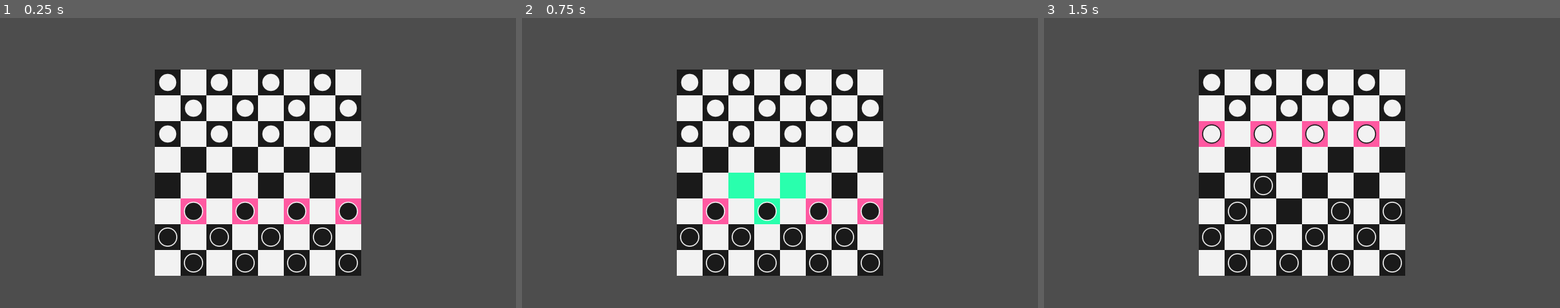
Above: before the commit, frames 1-3 (left to right).
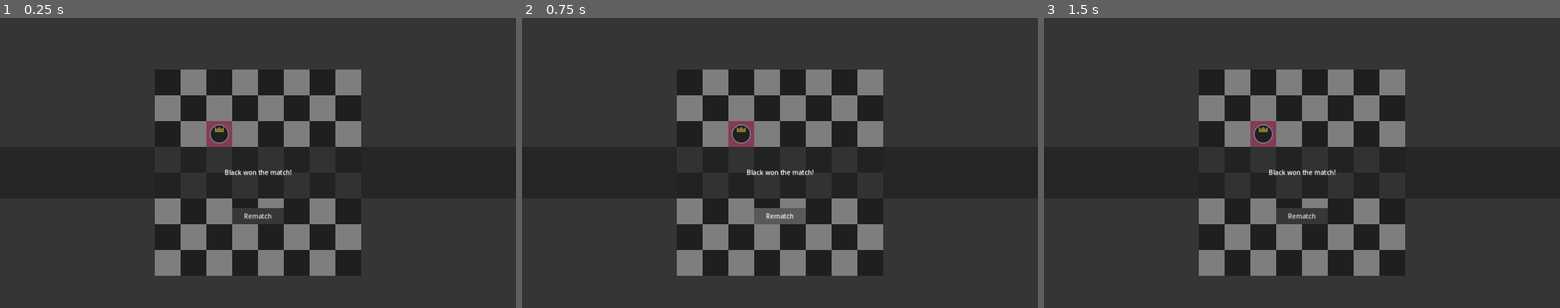
Above: after the commit, the same moments.

Repository: PacktPublishing/The-Essential-Guide-to-Creating-Multiplayer-Games-with-Godot-4.0
Game: Godot game, scene res://06.building-online-checkers/CheckersGame.tscn
Two runs of this game, one before a commit and one after it. Both use one fixed random seed, a clock stepped at 60 frames per second and the inputs below. The project has no main scene, so this scene is started directly.
Inputs (mouse positions are in pixels of both pictures, inside the frame that each line leads up to):
- Up to frame 1 (0.25 s): no input
- Up to frame 2 (0.75 s): click (780, 215) at 0.5 s, where only the run after the commit has a clickable "Rematch"
- Up to frame 3 (1.5 s): tap Enter at 1.25 s; move the mouse to (1260, 186) at 1.27 s; hold W (move_up, bound only after the commit) from 1.28 s (still down); click (1260, 186) at 1.42 s

The runs differ from the first frame. In frame 1, 29% of the frame differs, in the area x 0-100%, y 17-89%; in frame 2, 30%; in frame 3, 29%.

Commit message:
Create the Online Pong Project

Diff:
--- a/source/06.building-online-checkers/CheckerBoard.gd
+++ b/source/06.building-online-checkers/CheckerBoard.gd
@@ -30,11 +30,11 @@
 
 
 @rpc("authority", "call_local")
-func setup_team(team, peer):
+func setup_team(team, peer_id):
 	if team == Teams.BLACK:
-		black_team.set_multiplayer_authority(peer)
-	else:
-		white_team.set_multiplayer_authority(peer)
+		black_team.set_multiplayer_authority(peer_id)
+	else:
+		white_team.set_multiplayer_authority(peer_id)
 
 
 func create_meta_board():
@@ -52,6 +52,8 @@
 @rpc("any_peer", "call_local")
 func toggle_turn():
 	clear_free_cells()
+	disable_pieces(white_team)
+	disable_pieces(black_team)
 	var winner = get_winner()
 	if winner:
 		player_won.emit(winner)
@@ -71,8 +73,6 @@
 
 
 func get_winner():
-	disable_pieces(white_team)
-	disable_pieces(black_team)
 	var winner = null
 	if black_team.get_children().size() < 1:
 		winner = "White"
--- a/source/06.building-online-checkers/CheckerBoard.tscn
+++ b/source/06.building-online-checkers/CheckerBoard.tscn
@@ -56,10 +56,11 @@
 position = Vector2(480, 352)
 
 [node name="Piece10" parent="BlackTeam" instance=ExtResource("3_kv0m4")]
-position = Vector2(352, 352)
+position = Vector2(416, 288)
 
 [node name="Piece11" parent="BlackTeam" instance=ExtResource("3_kv0m4")]
-position = Vector2(224, 352)
+position = Vector2(288, 288)
+is_king = true
 
 [node name="Piece12" parent="BlackTeam" instance=ExtResource("3_kv0m4")]
 position = Vector2(96, 352)
--- a/source/06.building-online-checkers/CheckersGame.gd
+++ b/source/06.building-online-checkers/CheckersGame.gd
@@ -4,6 +4,9 @@
 @onready var hud = $HUD
 @onready var winner_label = $HUD/Label
 
+
+func _ready():
+	_on_checker_board_player_won("Black")
 
 @rpc("any_peer", "call_local")
 func update_winner(winner):
--- a/source/06.building-online-checkers/CheckersGame.tscn
+++ b/source/06.building-online-checkers/CheckersGame.tscn
@@ -16,6 +16,79 @@
 script = ExtResource("1_rs6j7")
 
 [node name="CheckerBoard" parent="." instance=ExtResource("1_estyv")]
+
+[node name="Piece" parent="CheckerBoard/BlackTeam" index="0"]
+position = Vector2(160, 160)
+is_king = true
+
+[node name="Piece2" parent="CheckerBoard/BlackTeam" index="1"]
+visible = false
+
+[node name="Piece3" parent="CheckerBoard/BlackTeam" index="2"]
+visible = false
+
+[node name="Piece4" parent="CheckerBoard/BlackTeam" index="3"]
+visible = false
+
+[node name="Piece5" parent="CheckerBoard/BlackTeam" index="4"]
+visible = false
+
+[node name="Piece6" parent="CheckerBoard/BlackTeam" index="5"]
+visible = false
+
+[node name="Piece7" parent="CheckerBoard/BlackTeam" index="6"]
+visible = false
+
+[node name="Piece8" parent="CheckerBoard/BlackTeam" index="7"]
+visible = false
+
+[node name="Piece9" parent="CheckerBoard/BlackTeam" index="8"]
+visible = false
+
+[node name="Piece10" parent="CheckerBoard/BlackTeam" index="9"]
+visible = false
+
+[node name="Piece11" parent="CheckerBoard/BlackTeam" index="10"]
+visible = false
+
+[node name="Piece12" parent="CheckerBoard/BlackTeam" index="11"]
+visible = false
+
+[node name="Piece" parent="CheckerBoard/WhiteTeam" index="0"]
+visible = false
+
+[node name="Piece2" parent="CheckerBoard/WhiteTeam" index="1"]
+visible = false
+
+[node name="Piece3" parent="CheckerBoard/WhiteTeam" index="2"]
+visible = false
+
+[node name="Piece4" parent="CheckerBoard/WhiteTeam" index="3"]
+visible = false
+
+[node name="Piece5" parent="CheckerBoard/WhiteTeam" index="4"]
+visible = false
+
+[node name="Piece6" parent="CheckerBoard/WhiteTeam" index="5"]
+visible = false
+
+[node name="Piece7" parent="CheckerBoard/WhiteTeam" index="6"]
+visible = false
+
+[node name="Piece8" parent="CheckerBoard/WhiteTeam" index="7"]
+visible = false
+
+[node name="Piece9" parent="CheckerBoard/WhiteTeam" index="8"]
+visible = false
+
+[node name="Piece10" parent="CheckerBoard/WhiteTeam" index="9"]
+visible = false
+
+[node name="Piece11" parent="CheckerBoard/WhiteTeam" index="10"]
+visible = false
+
+[node name="Piece12" parent="CheckerBoard/WhiteTeam" index="11"]
+visible = false
 
 [node name="HUD" type="Control" parent="."]
 visible = false
@@ -78,3 +151,5 @@
 
 [connection signal="player_won" from="CheckerBoard" to="." method="_on_checker_board_player_won"]
 [connection signal="pressed" from="HUD/RematchButton" to="." method="_on_rematch_button_pressed"]
+
+[editable path="CheckerBoard"]
--- a/source/06.building-online-checkers/Piece.gd
+++ b/source/06.building-online-checkers/Piece.gd
@@ -9,7 +9,7 @@
 @export var is_king = false: set = _set_is_king
 @export var king_texture = preload("res://06.building-online-checkers/WhiteKing.svg")
 
-@onready var area = $Area2D
+@onready var area = $SelectionArea2D
 @onready var selected_color_rect = $SelectedColorRect
 @onready var enabled_color_rect = $EnabledColorRect
 @onready var sprite = $Sprite2D
--- a/source/06.building-online-checkers/Piece.tscn
+++ b/source/06.building-online-checkers/Piece.tscn
@@ -33,13 +33,13 @@
 
 [node name="Sprite2D" type="Sprite2D" parent="."]
 
-[node name="Area2D" type="Area2D" parent="."]
+[node name="SelectionArea2D" type="Area2D" parent="."]
 
-[node name="CollisionShape2D" type="CollisionShape2D" parent="Area2D"]
+[node name="CollisionShape2D" type="CollisionShape2D" parent="SelectionArea2D"]
 shape = SubResource("RectangleShape2D_lct7a")
 debug_color = Color(0.286275, 0.498039, 1, 0.419608)
 
 [node name="MultiplayerSynchronizer" type="MultiplayerSynchronizer" parent="."]
-replication_config = SubResource("SceneReplicationConfig_6np87")
+replication_config = SubResource("SceneReplicationConfig_mku5c")
 
-[connection signal="input_event" from="Area2D" to="." method="_on_area_2d_input_event"]
+[connection signal="input_event" from="SelectionArea2D" to="." method="_on_area_2d_input_event"]
--- /dev/null
+++ b/source/07.developing-online-pong/Ball.gd
@@ -0,0 +1,29 @@
+extends Node2D
+
+
+@export var speed = 600.0
+
+@onready var body = $CharacterBody2D
+
+
+func _ready():
+	if multiplayer.get_peers().size() > 0:
+		if not is_multiplayer_authority():
+			set_physics_process(false)
+
+
+
+func move():
+	body.velocity.x = [-speed, speed][randi()%2]
+	body.velocity.y = [-speed, speed][randi()%2]
+
+
+func reset():
+	body.global_position = global_position
+	move()
+
+
+func _physics_process(delta):
+	var collision = body.move_and_collide(body.velocity * delta)
+	if collision:
+		body.velocity = body.velocity.bounce(collision.get_normal())
--- /dev/null
+++ b/source/07.developing-online-pong/Ball.tscn
@@ -0,0 +1,36 @@
+[gd_scene load_steps=5 format=3 uid="uid://bw4v7rcj7m03n"]
+
+[ext_resource type="Script" path="res://07.developing-online-pong/Ball.gd" id="1_3850w"]
+
+[sub_resource type="CircleShape2D" id="CircleShape2D_netic"]
+radius = 24.0
+
+[sub_resource type="GDScript" id="GDScript_vl34c"]
+script/source = "@tool
+extends CollisionShape2D
+
+
+@export var color = Color.WHITE
+
+func _draw():
+	draw_circle(Vector2.ZERO, shape.radius, color)
+"
+
+[sub_resource type="SceneReplicationConfig" id="SceneReplicationConfig_2b17v"]
+properties/0/path = NodePath("CharacterBody2D:position")
+properties/0/spawn = true
+properties/0/sync = true
+
+[node name="Ball" type="Node2D"]
+script = ExtResource("1_3850w")
+
+[node name="CharacterBody2D" type="CharacterBody2D" parent="."]
+collision_layer = 2
+
+[node name="CollisionShape2D" type="CollisionShape2D" parent="CharacterBody2D"]
+shape = SubResource("CircleShape2D_netic")
+script = SubResource("GDScript_vl34c")
+
+[node name="MultiplayerSynchronizer" type="MultiplayerSynchronizer" parent="."]
+replication_config = SubResource("SceneReplicationConfig_2b17v")
+visibility_update_mode = 1
--- /dev/null
+++ b/source/07.developing-online-pong/MainMenu.tscn
@@ -0,0 +1,62 @@
+[gd_scene load_steps=2 format=3 uid="uid://c7suaknovc3mc"]
+
+[ext_resource type="Script" path="res://01.setting-up-a-server/MainMenu.gd" id="1_1d1nr"]
+
+[node name="Main" type="Control"]
+layout_mode = 3
+anchors_preset = 15
+anchor_right = 1.0
+anchor_bottom = 1.0
+grow_horizontal = 2
+grow_vertical = 2
+script = ExtResource("1_1d1nr")
+server_scene = "res://07.developing-online-pong/PongServer.tscn"
+client_scene = "res://07.developing-online-pong/PongLobby.tscn"
+
+[node name="Label" type="Label" parent="."]
+layout_mode = 1
+anchors_preset = 8
+anchor_left = 0.5
+anchor_top = 0.5
+anchor_right = 0.5
+anchor_bottom = 0.5
+offset_left = -48.0
+offset_top = -50.0
+offset_right = 48.0
+offset_bottom = -24.0
+grow_horizontal = 2
+grow_vertical = 2
+text = "Are you a..."
+
+[node name="ServerButton" type="Button" parent="."]
+layout_mode = 1
+anchors_preset = 8
+anchor_left = 0.5
+anchor_top = 0.5
+anchor_right = 0.5
+anchor_bottom = 0.5
+offset_left = -84.0
+offset_top = -15.0
+offset_right = -26.0
+offset_bottom = 16.0
+grow_horizontal = 2
+grow_vertical = 2
+text = "Server"
+
+[node name="ClientButton" type="Button" parent="."]
+layout_mode = 1
+anchors_preset = 8
+anchor_left = 0.5
+anchor_top = 0.5
+anchor_right = 0.5
+anchor_bottom = 0.5
+offset_left = 14.0
+offset_top = -15.0
+offset_right = 67.0
+offset_bottom = 16.0
+grow_horizontal = 2
+grow_vertical = 2
+text = "Client"
+
+[connection signal="pressed" from="ServerButton" to="." method="_on_server_button_pressed"]
+[connection signal="pressed" from="ClientButton" to="." method="_on_client_button_pressed"]
--- /dev/null
+++ b/source/07.developing-online-pong/Paddle.gd
@@ -0,0 +1,37 @@
+extends Node2D
+
+
+@export var speed = 500.0
+@export var up_action = "move_up"
+@export var down_action = "move_down"
+
+@onready var body = $CharacterBody2D
+
+
+@rpc("call_local")
+func setup_multiplayer(player_id):
+	set_multiplayer_authority(player_id)
+	if not is_multiplayer_authority():
+		set_physics_process(false)
+		set_process_unhandled_input(false)
+
+
+func _physics_process(delta):
+	body.move_and_slide()
+
+
+func _unhandled_input(event):
+	if event.is_action_pressed(up_action):
+		body.velocity.y = -speed
+	elif event.is_action_released(up_action):
+		if Input.is_action_pressed(down_action):
+			body.velocity.y = speed
+		else:
+			body.velocity.y = 0.0
+	if event.is_action_pressed(down_action):
+		body.velocity.y = speed
+	elif event.is_action_released(down_action):
+		if Input.is_action_pressed(up_action):
+			body.velocity.y = -speed
+		else:
+			body.velocity.y = 0.0
--- /dev/null
+++ b/source/07.developing-online-pong/Paddle.tscn
@@ -0,0 +1,27 @@
+[gd_scene load_steps=4 format=3 uid="uid://cv5cm6ysvtfpg"]
+
+[ext_resource type="Script" path="res://07.developing-online-pong/Paddle.gd" id="1_rh0wy"]
+
+[sub_resource type="RectangleShape2D" id="RectangleShape2D_te6tw"]
+size = Vector2(48, 128)
+
+[sub_resource type="SceneReplicationConfig" id="SceneReplicationConfig_lbv26"]
+properties/0/path = NodePath("CharacterBody2D:position")
+properties/0/spawn = true
+properties/0/sync = true
+
+[node name="Paddle" type="Node2D"]
+script = ExtResource("1_rh0wy")
+
+[node name="CharacterBody2D" type="CharacterBody2D" parent="."]
+
+[node name="CollisionShape2D" type="CollisionShape2D" parent="CharacterBody2D"]
+shape = SubResource("RectangleShape2D_te6tw")
+debug_color = Color(0.352941, 0.482353, 1, 0.419608)
+
+[node name="Polygon2D" type="Polygon2D" parent="CharacterBody2D"]
+polygon = PackedVector2Array(-24, -64, 24, -64, 24, 64, -24, 64)
+
+[node name="MultiplayerSynchronizer" type="MultiplayerSynchronizer" parent="."]
+replication_config = SubResource("SceneReplicationConfig_lbv26")
+visibility_update_mode = 1
--- /dev/null
+++ b/source/07.developing-online-pong/PongGame.gd
@@ -0,0 +1,45 @@
+extends Node
+
+
+@export var goal_score = 15
+
+@onready var player_1_paddle = $Paddle
+@onready var player_2_paddle = $Paddle2
+@onready var ball = $Ball
+@onready var player_1_score = $ScoreArea
+@onready var player_2_score = $ScoreArea2
+@onready var winner_display = $Interface/WinnerDisplay
+@onready var winner_label = $Interface/WinnerDisplay/Label
+
+
+
+func _ready():
+	randomize()
+	await(get_tree().create_timer(0.1).timeout)
+	if multiplayer.get_peers().size() > 0:
+		if is_multiplayer_authority():
+			var player_1 = multiplayer.get_peers()[0]
+			var player_2 = multiplayer.get_peers()[1]
+			player_1_paddle.rpc("setup_multiplayer", player_1)
+			player_2_paddle.rpc("setup_multiplayer", player_2)
+	ball.move()
+
+
+func _on_score_area_scored(score):
+	if player_1_score.score >= goal_score:
+		display_winner("Player Two")
+	elif player_2_score.score >= goal_score:
+		display_winner("Player One")
+	else:
+		ball.reset()
+
+
+func display_winner(winner):
+	player_1_paddle.set_physics_process(false)
+	player_2_paddle.set_physics_process(false)
+	winner_display.show()
+	winner_label.text = "%s won!!" % winner
+
+
+func _on_button_pressed():
+	get_tree().reload_current_scene()
--- /dev/null
+++ b/source/07.developing-online-pong/PongGame.tscn
@@ -0,0 +1,162 @@
+[gd_scene load_steps=13 format=3 uid="uid://df6ad663x68on"]
+
+[ext_resource type="PackedScene" uid="uid://cv5cm6ysvtfpg" path="res://07.developing-online-pong/Paddle.tscn" id="1_l0ti1"]
+[ext_resource type="Script" path="res://07.developing-online-pong/PongGame.gd" id="1_uaa6o"]
+[ext_resource type="PackedScene" uid="uid://bw4v7rcj7m03n" path="res://07.developing-online-pong/Ball.tscn" id="4_p1cxn"]
+[ext_resource type="PackedScene" uid="uid://chgbssx1jfs8k" path="res://07.developing-online-pong/ScoreLabel.tscn" id="5_0hl66"]
+[ext_resource type="PackedScene" uid="uid://iffd26l31lsu" path="res://07.developing-online-pong/ScoreArea.tscn" id="5_jor3j"]
+
+[sub_resource type="WorldBoundaryShape2D" id="WorldBoundaryShape2D_wsgc5"]
+normal = Vector2(0, 1)
+
+[sub_resource type="WorldBoundaryShape2D" id="WorldBoundaryShape2D_yjoce"]
+
+[sub_resource type="WorldBoundaryShape2D" id="WorldBoundaryShape2D_kipo3"]
+normal = Vector2(1, 0)
+
+[sub_resource type="WorldBoundaryShape2D" id="WorldBoundaryShape2D_nr80p"]
+normal = Vector2(1, 0)
+
+[sub_resource type="LabelSettings" id="LabelSettings_iiple"]
+font_size = 50
+
+[sub_resource type="GDScript" id="GDScript_qkd2y"]
+script/source = "extends Label
+
+
+func _ready():
+	if multiplayer.get_peers().size() > 0:
+		visible = is_multiplayer_authority()
+"
+
+[sub_resource type="LabelSettings" id="LabelSettings_nix8t"]
+font_size = 50
+font_color = Color(1, 0.196078, 0.470588, 1)
+
+[node name="PongGame" type="Node"]
+script = ExtResource("1_uaa6o")
+goal_score = 10
+
+[node name="Paddle" parent="." instance=ExtResource("1_l0ti1")]
+position = Vector2(152, 384)
+
+[node name="Paddle2" parent="." instance=ExtResource("1_l0ti1")]
+position = Vector2(1128, 384)
+
+[node name="Ball" parent="." instance=ExtResource("4_p1cxn")]
+position = Vector2(640, 384)
+
+[node name="Ceiling" type="StaticBody2D" parent="."]
+position = Vector2(640, 0)
+
+[node name="CollisionShape2D" type="CollisionShape2D" parent="Ceiling"]
+shape = SubResource("WorldBoundaryShape2D_wsgc5")
+
+[node name="Floor" type="StaticBody2D" parent="."]
+position = Vector2(640, 720)
+
+[node name="CollisionShape2D" type="CollisionShape2D" parent="Floor"]
+shape = SubResource("WorldBoundaryShape2D_yjoce")
+
+[node name="ScoreArea" parent="." instance=ExtResource("5_jor3j")]
+position = Vector2(0, 384)
+
+[node name="CollisionShape2D" type="CollisionShape2D" parent="ScoreArea"]
+shape = SubResource("WorldBoundaryShape2D_kipo3")
+
+[node name="ScoreArea2" parent="." instance=ExtResource("5_jor3j")]
+position = Vector2(1280, 384)
+
+[node name="CollisionShape2D" type="CollisionShape2D" parent="ScoreArea2"]
+rotation = -3.14159
+shape = SubResource("WorldBoundaryShape2D_nr80p")
+
+[node name="Background" type="CanvasLayer" parent="."]
+layer = -1
+
+[node name="ColorRect" type="ColorRect" parent="Background"]
+anchors_preset = 15
+anchor_right = 1.0
+anchor_bottom = 1.0
+grow_horizontal = 2
+grow_vertical = 2
+color = Color(0.0705882, 0.0705882, 0.0705882, 1)
+
+[node name="Interface" type="CanvasLayer" parent="."]
+
+[node name="HUD" type="Control" parent="Interface"]
+layout_mode = 3
+anchors_preset = 15
+anchor_right = 1.0
+anchor_bottom = 1.0
+grow_horizontal = 2
+grow_vertical = 2
+
+[node name="ScoreLabel" parent="Interface/HUD" instance=ExtResource("5_0hl66")]
+layout_mode = 0
+offset_left = 320.0
+offset_right = 512.0
+
+[node name="ScoreLabel2" parent="Interface/HUD" instance=ExtResource("5_0hl66")]
+layout_mode = 0
+offset_left = 704.0
+offset_right = 896.0
+
+[node name="Label" type="Label" parent="Interface/HUD"]
+visible = false
+layout_mode = 1
+anchors_preset = 12
+anchor_top = 1.0
+anchor_right = 1.0
+anchor_bottom = 1.0
+offset_top = -23.0
+grow_horizontal = 2
+grow_vertical = 0
+text = "I'm server"
+label_settings = SubResource("LabelSettings_iiple")
+script = SubResource("GDScript_qkd2y")
+
+[node name="WinnerDisplay" type="ColorRect" parent="Interface"]
+visible = false
+anchors_preset = 15
+anchor_right = 1.0
+anchor_bottom = 1.0
+grow_horizontal = 2
+grow_vertical = 2
+color = Color(0.0392157, 0.0392157, 0.0392157, 0.65098)
+
+[node name="Label" type="Label" parent="Interface/WinnerDisplay"]
+layout_mode = 1
+anchors_preset = 14
+anchor_top = 0.5
+anchor_right = 1.0
+anchor_bottom = 0.5
+offset_top = -34.5
+offset_bottom = 34.5
+grow_horizontal = 2
+grow_vertical = 2
+text = "Player One won!!"
+label_settings = SubResource("LabelSettings_nix8t")
+horizontal_alignment = 1
+vertical_alignment = 1
+
+[node name="Button" type="Button" parent="Interface/WinnerDisplay"]
+layout_mode = 1
+anchors_preset = 7
+anchor_left = 0.5
+anchor_top = 1.0
+anchor_right = 0.5
+anchor_bottom = 1.0
+offset_left = -38.5
+offset_top = -200.0
+offset_right = 38.5
+offset_bottom = -169.0
+grow_horizontal = 2
+grow_vertical = 0
+text = "Rematch"
+
+[connection signal="scored" from="ScoreArea" to="." method="_on_score_area_scored"]
+[connection signal="scored" from="ScoreArea" to="Interface/HUD/ScoreLabel2" method="update_score"]
+[connection signal="scored" from="ScoreArea2" to="." method="_on_score_area_scored"]
+[connection signal="scored" from="ScoreArea2" to="Interface/HUD/ScoreLabel" method="update_score"]
+[connection signal="pressed" from="Interface/WinnerDisplay/Button" to="." method="_on_button_pressed"]
--- /dev/null
+++ b/source/07.developing-online-pong/PongLobby.tscn
@@ -0,0 +1,129 @@
+[gd_scene load_steps=3 format=3 uid="uid://lm1efw3330du"]
+
+[ext_resource type="Script" path="res://05.online-quiz/QuizLobby.gd" id="1_72o0f"]
+
+[sub_resource type="LabelSettings" id="LabelSettings_oymwe"]
+font_color = Color(1, 0.2, 0.2, 1)
+
+[node name="Main" type="Control"]
+layout_mode = 3
+anchors_preset = 15
+anchor_right = 1.0
+anchor_bottom = 1.0
+grow_horizontal = 2
+grow_vertical = 2
+script = ExtResource("1_72o0f")
+quiz_screen_scene = "res://07.developing-online-pong/PongGame.tscn"
+
+[node name="UserLineEdit" type="LineEdit" parent="."]
+layout_mode = 1
+anchors_preset = 8
+anchor_left = 0.5
+anchor_top = 0.5
+anchor_right = 0.5
+anchor_bottom = 0.5
+offset_left = -45.0
+offset_top = 72.0
+offset_right = 45.0
+offset_bottom = 110.0
+grow_horizontal = 2
+grow_vertical = 2
+placeholder_text = "username"
+alignment = 1
+
+[node name="PasswordLineEdit" type="LineEdit" parent="."]
+layout_mode = 1
+anchors_preset = 8
+anchor_left = 0.5
+anchor_top = 0.5
+anchor_right = 0.5
+anchor_bottom = 0.5
+offset_left = -45.0
+offset_top = 128.0
+offset_right = 45.0
+offset_bottom = 166.0
+grow_horizontal = 2
+grow_vertical = 2
+placeholder_text = "pasword"
+alignment = 1
+secret = true
+
+[node name="ErrorLabel" type="Label" parent="."]
+layout_mode = 1
+anchors_preset = 14
+anchor_top = 0.5
+anchor_right = 1.0
+anchor_bottom = 0.5
+offset_top = -11.5
+offset_bottom = 11.5
+grow_horizontal = 2
+grow_vertical = 2
+label_settings = SubResource("LabelSettings_oymwe")
+horizontal_alignment = 1
+
+[node name="LoginButton" type="Button" parent="."]
+layout_mode = 1
+anchors_preset = 8
+anchor_left = 0.5
+anchor_top = 0.5
+anchor_right = 0.5
+anchor_bottom = 0.5
+offset_left = 70.0
+offset_top = 135.0
+offset_right = 120.0
+offset_bottom = 166.0
+grow_horizontal = 2
+grow_vertical = 2
+text = "Login"
+
+[node name="StartButton" type="Button" parent="."]
+visible = false
+layout_mode = 1
+anchors_preset = 7
+anchor_left = 0.5
+anchor_top = 1.0
+anchor_right = 0.5
+anchor_bottom = 1.0
+offset_left = -52.0
+offset_top = -130.0
+offset_right = 52.0
+offset_bottom = -99.0
+grow_horizontal = 2
+grow_vertical = 0
+text = "Start match!"
+
+[node name="LoggedPlayersColorRect" type="ColorRect" parent="."]
+layout_mode = 1
+anchors_preset = 8
+anchor_left = 0.5
+anchor_top = 0.5
+anchor_right = 0.5
+anchor_bottom = 0.5
+offset_left = -119.0
+offset_top = -226.0
+offset_right = 119.0
+offset_bottom = -59.0
+grow_horizontal = 2
+grow_vertical = 2
+color = Color(0, 0, 0, 1)
+
+[node name="Label" type="Label" parent="LoggedPlayersColorRect"]
+layout_mode = 1
+anchors_preset = 15
+anchor_right = 1.0
+anchor_bottom = 1.0
+offset_left = 13.0
+offset_top = 15.0
+offset_right = -13.0
+offset_bottom = -15.0
+grow_horizontal = 2
+grow_vertical = 2
+text = "Players in match:
+
+"
+horizontal_alignment = 1
+
+[connection signal="text_submitted" from="UserLineEdit" to="." method="_on_UserLineEdit_text_submitted"]
+[connection signal="text_submitted" from="PasswordLineEdit" to="." method="_on_PasswordLineEdit_text_submitted"]
+[connection signal="pressed" from="LoginButton" to="." method="_on_LoginButton_pressed"]
+[connection signal="pressed" from="StartButton" to="." method="_on_StartButton_pressed"]
--- /dev/null
+++ b/source/07.developing-online-pong/PongServer.tscn
@@ -0,0 +1,23 @@
+[gd_scene load_steps=2 format=3 uid="uid://cjjl85gajbiex"]
+
+[ext_resource type="Script" path="res://06.building-online-checkers/CheckersServer.gd" id="1_3u71n"]
+
+[node name="Main" type="Control"]
+layout_mode = 3
+anchors_preset = 15
+anchor_right = 1.0
+anchor_bottom = 1.0
+grow_horizontal = 2
+grow_vertical = 2
+script = ExtResource("1_3u71n")
+next_screen_scene_path = "res://07.developing-online-pong/PongGame.tscn"
+
+[node name="Label" type="Label" parent="."]
+layout_mode = 1
+anchors_preset = 10
+anchor_right = 1.0
+offset_bottom = 26.0
+grow_horizontal = 2
+text = "I'm server"
+horizontal_alignment = 1
+vertical_alignment = 1
--- /dev/null
+++ b/source/07.developing-online-pong/ScoreArea.gd
@@ -0,0 +1,10 @@
+extends Area2D
+
+signal scored(score)
+
+@export var score = 0
+
+
+func _on_body_entered(body):
+	score += 1
+	scored.emit(score)
--- /dev/null
+++ b/source/07.developing-online-pong/ScoreArea.tscn
@@ -0,0 +1,10 @@
+[gd_scene load_steps=2 format=3 uid="uid://iffd26l31lsu"]
+
+[ext_resource type="Script" path="res://07.developing-online-pong/ScoreArea.gd" id="1_luvxe"]
+
+[node name="ScoreArea" type="Area2D"]
+collision_layer = 0
+collision_mask = 2
+script = ExtResource("1_luvxe")
+
+[connection signal="body_entered" from="." to="." method="_on_body_entered"]
--- /dev/null
+++ b/source/07.developing-online-pong/ScoreLabel.gd
@@ -0,0 +1,5 @@
+extends Label
+
+
+func update_score(new_score):
+	text = "%s" % new_score
--- /dev/null
+++ b/source/07.developing-online-pong/ScoreLabel.tscn
@@ -0,0 +1,16 @@
+[gd_scene load_steps=3 format=3 uid="uid://chgbssx1jfs8k"]
+
+[ext_resource type="Script" path="res://07.developing-online-pong/ScoreLabel.gd" id="1_re6r4"]
+
+[sub_resource type="LabelSettings" id="LabelSettings_vdvna"]
+font_size = 32
+font_color = Color(0.984314, 0.2, 0.4, 1)
+
+[node name="ScoreLabel" type="Label"]
+offset_right = 192.0
+offset_bottom = 64.0
+text = "0"
+label_settings = SubResource("LabelSettings_vdvna")
+horizontal_alignment = 1
+vertical_alignment = 1
+script = ExtResource("1_re6r4")
--- a/source/project.godot
+++ b/source/project.godot
@@ -27,3 +27,36 @@
 [editor]
 
 naming/scene_name_casing=1
+
+[input]
+
+move_up={
+"deadzone": 0.5,
+"events": [Object(InputEventKey,"resource_local_to_scene":false,"resource_name":"","device":-1,"window_id":0,"alt_pressed":false,"shift_pressed":false,"ctrl_pressed":false,"meta_pressed":false,"pressed":false,"keycode":0,"physical_keycode":87,"key_label":0,"unicode":119,"echo":false,"script":null)
+]
+}
+move_down={
+"deadzone": 0.5,
+"events": [Object(InputEventKey,"resource_local_to_scene":false,"resource_name":"","device":-1,"window_id":0,"alt_pressed":false,"shift_pressed":false,"ctrl_pressed":false,"meta_pressed":false,"pressed":false,"keycode":0,"physical_keycode":83,"key_label":0,"unicode":115,"echo":false,"script":null)
+]
+}
+move_left={
+"deadzone": 0.5,
+"events": [Object(InputEventKey,"resource_local_to_scene":false,"resource_name":"","device":-1,"window_id":0,"alt_pressed":false,"shift_pressed":false,"ctrl_pressed":false,"meta_pressed":false,"pressed":false,"keycode":0,"physical_keycode":65,"key_label":0,"unicode":97,"echo":false,"script":null)
+]
+}
+move_right={
+"deadzone": 0.5,
+"events": [Object(InputEventKey,"resource_local_to_scene":false,"resource_name":"","device":-1,"window_id":0,"alt_pressed":false,"shift_pressed":false,"ctrl_pressed":false,"meta_pressed":false,"pressed":false,"keycode":0,"physical_keycode":68,"key_label":0,"unicode":100,"echo":false,"script":null)
+]
+}
+move_up2={
+"deadzone": 0.5,
+"events": [Object(InputEventKey,"resource_local_to_scene":false,"resource_name":"","device":-1,"window_id":0,"alt_pressed":false,"shift_pressed":false,"ctrl_pressed":false,"meta_pressed":false,"pressed":false,"keycode":0,"physical_keycode":4194320,"key_label":0,"unicode":0,"echo":false,"script":null)
+]
+}
+move_down2={
+"deadzone": 0.5,
+"events": [Object(InputEventKey,"resource_local_to_scene":false,"resource_name":"","device":-1,"window_id":0,"alt_pressed":false,"shift_pressed":false,"ctrl_pressed":false,"meta_pressed":false,"pressed":false,"keycode":0,"physical_keycode":4194322,"key_label":0,"unicode":0,"echo":false,"script":null)
+]
+}
Not shown: 1 places in source/06.building-online-checkers/Piece.tscn that only renumber resources
